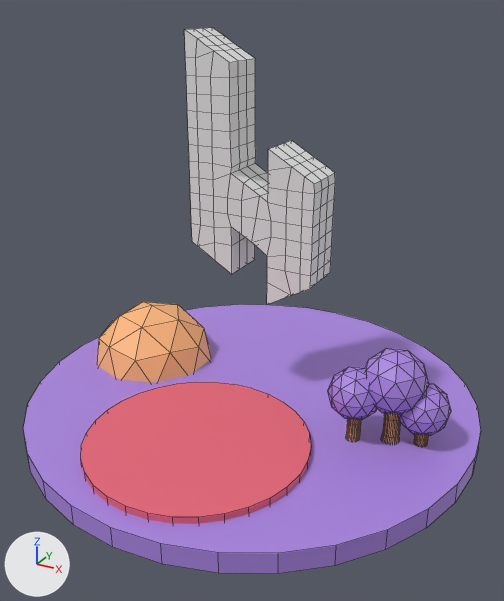
Renders of the Blender file model.blend from each side of a commit.
Camera for both pictures: a 50 mm camera at (1.33, -2.41, 1.71) aimed at (0.05, -0.09, 0.55). Every picture has the same lights, and +X, +Y and +Z are marked at lower left. Mesh edges are drawn as thin lines.
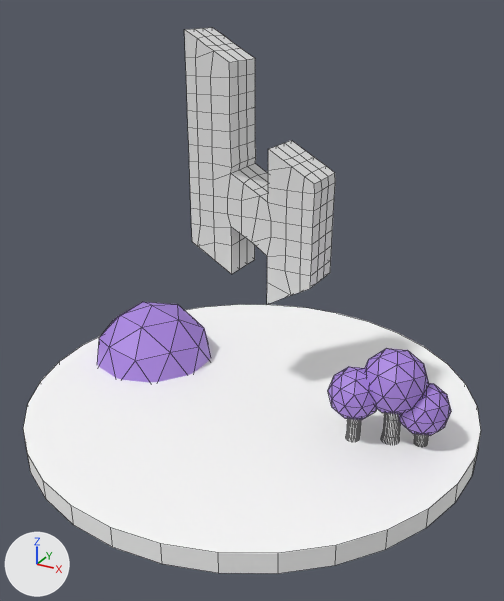
Boxes [x1, y1, x2, y2] around the edits, measured in the pictures (504 x 601 px):
'Cylinder', recoloured (purple to white)
    both: [23, 304, 481, 574]
'Cylinder.004', deleted
    before: [81, 382, 311, 524]
'Icosphere', recoloured
    both: [97, 302, 211, 383]
'Cylinder.001', recoloured
    both: [365, 348, 429, 443]
'Cylinder.002', recoloured
    both: [328, 367, 377, 441]
'Cylinder.003', recoloured
    both: [398, 383, 451, 446]

The change, as a list of edits to the scene's bpy script:
```text
Change mat_white:
    mat_white.base_color: (1.0, 0.481, 0.205) -> (1.0, 1.0, 1.0)  # orange #ffb87d -> white #ffffff
Change me_cylinder:
    where me_cylinder.from_pydata(...)  # 64 vertices, 34 faces; spans x -1.0..1.0, y -1.0..1.0, z -0.04..0.04
    remove me_cylinder.materials.append(mat_material)  # purple #aa85e1
    add me_cylinder.materials.append(mat_white)  # white #ffffff
Change me_icosphere:
    where me_icosphere.from_pydata(...)  # 26 vertices, 40 faces; spans x -0.904..-0.332, y -0.2..0.401, z 0.012..0.312
    remove me_icosphere.materials.append(mat_white)  # orange #ffb87d
    add me_icosphere.materials.append(mat_material)  # purple #aa85e1
Remove ob_cylinder_004:
    ob_cylinder_004 = bpy.data.objects.new('Cylinder.004', me_cylinder_004)
    ob_cylinder_004.location = (0.0, 0.0, 0.0)
```
